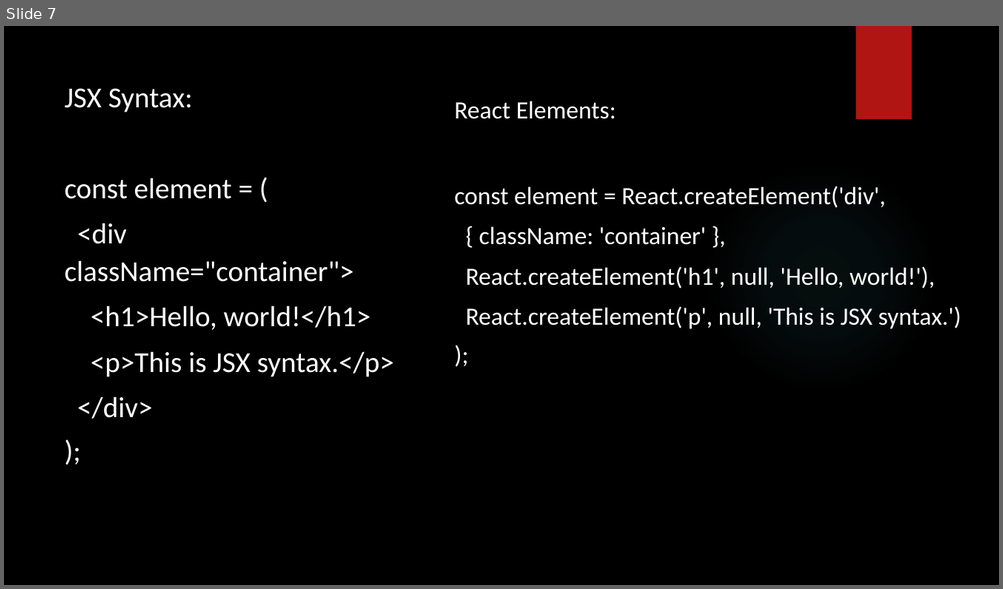
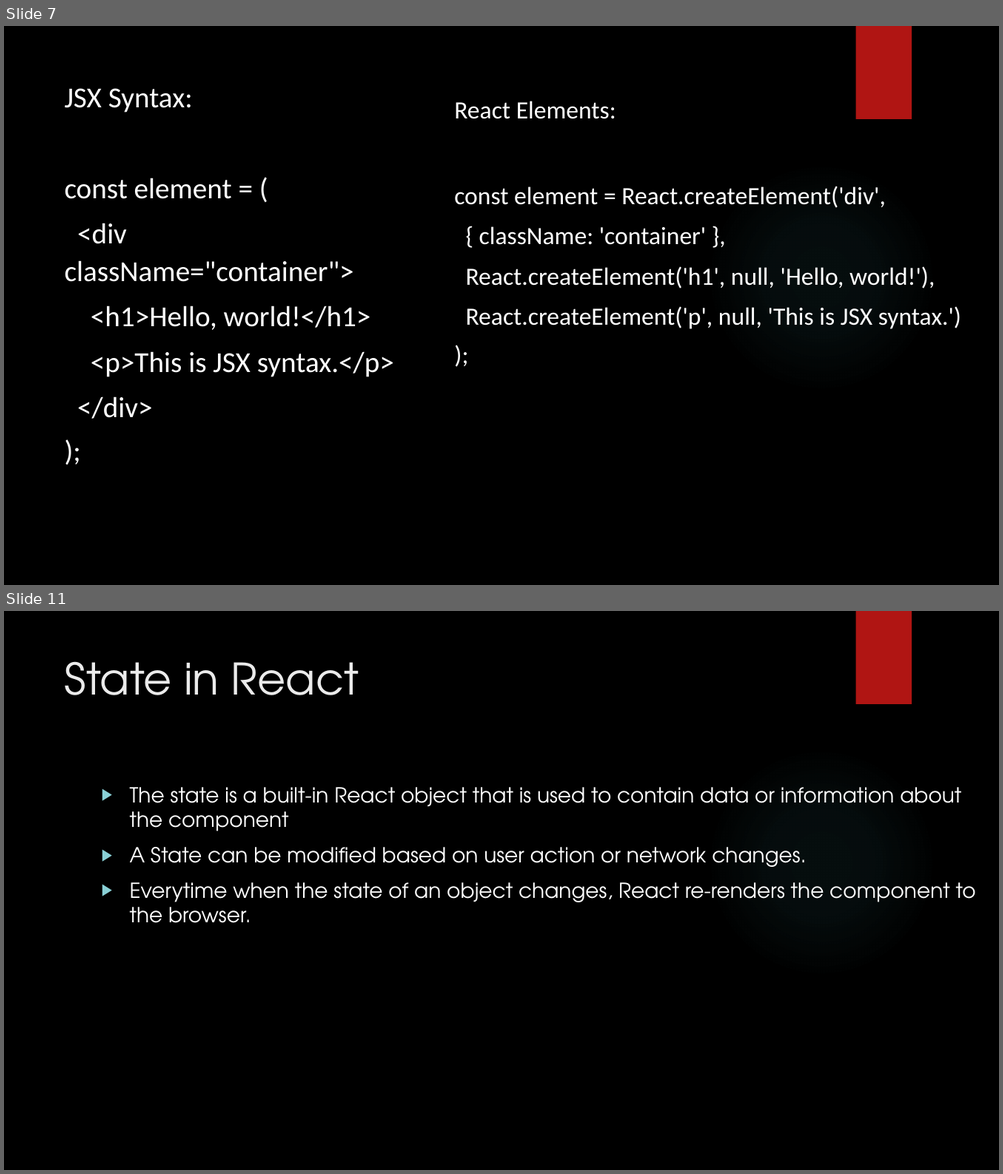
Before and after one commit to onkarbhawar111/React-batch-7-Oct, a slide deck: React PPT.pptx. Shown one above the other, each under a label of ours: slide 7 before the commit, slides 7 and 11 after it; the slides between them are not shown. The pictures are 1003x589 and 1003x1174 pixels, drawn with LibreOffice and Linux fonts; fonts in the diff are those of the drawing; background and template pictures are left out. Boxes give left, top, right and bottom in pixels: in the first picture for what was removed or moved away, otherwise in the second. Text is boxed around its words. In the diff, an @@ line names an element or a change of style, - is before the commit and + after.

```diff
--- a/React PPT.pptx
+++ b/React PPT.pptx
@@ slide 11 added at (4, 611, 999, 1170), background picture (left out); not listed: 2 template elements that a slide beside it also shows @@
@@ title added at (64, 661, 358, 695), 42 pt, text #EBEBEB @@
+State in React
@@ text added at (130, 787, 976, 923), 20 pt, text #FFFFFF @@
+▶ The state is a built-in React object that is used to contain data or information about the component
+▶ A State can be modified based on user action or network changes.
+▶ Everytime when the state of an object changes, React re-renders the component to the browser.
```
Also in this commit, not shown: 15 other slides added, 7 other files.
